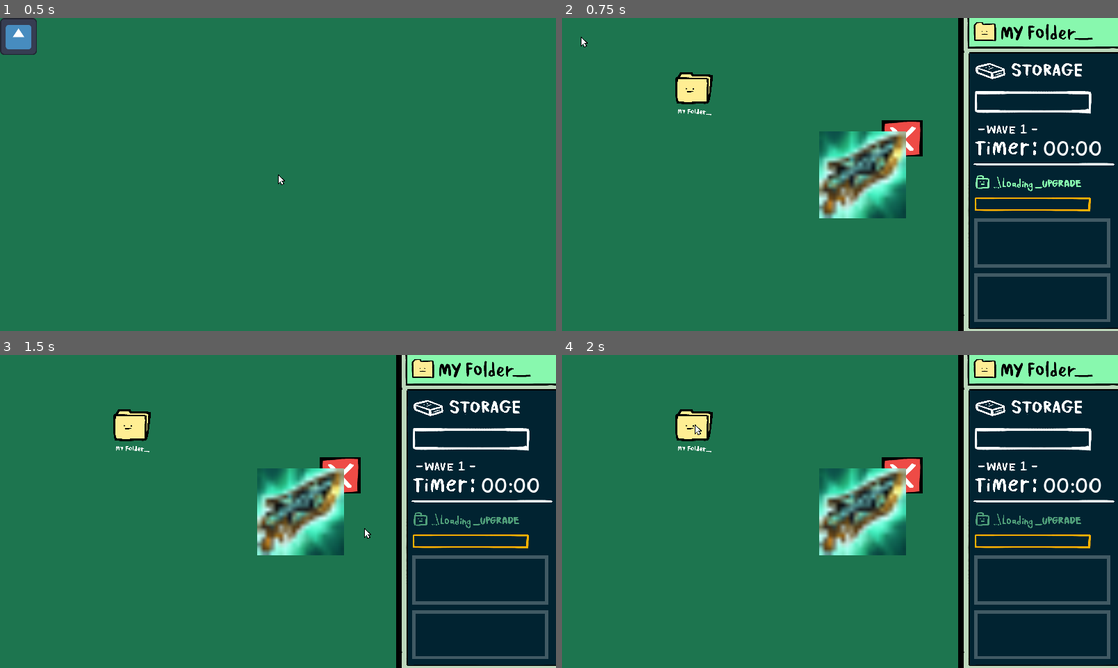
Above: before the commit, frames 1-4 (two rows, left to right).
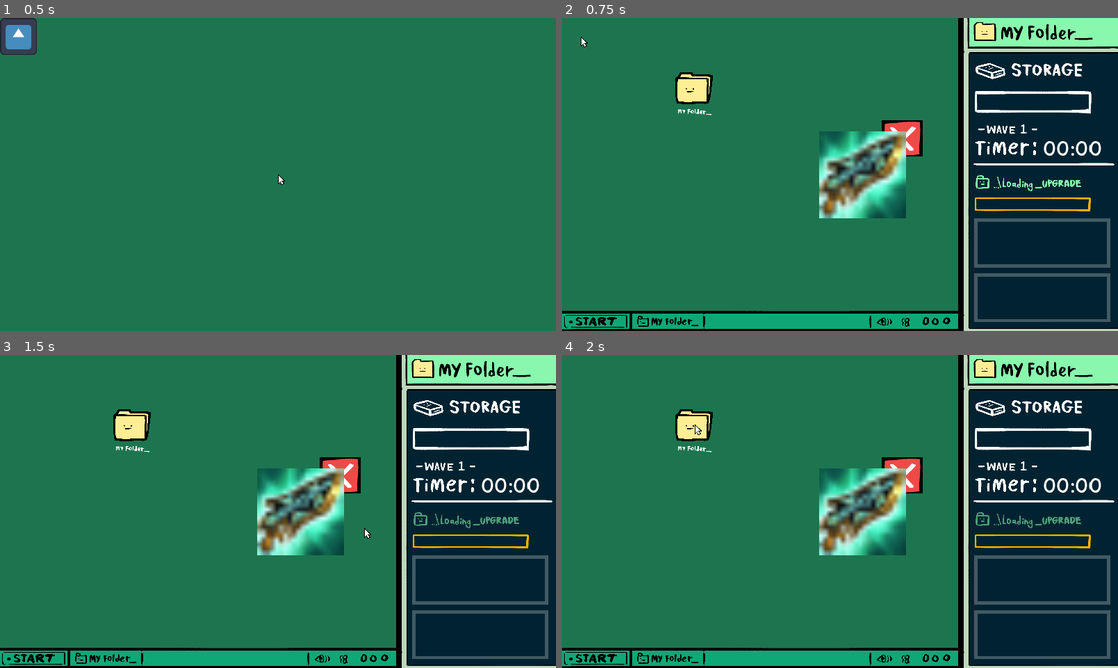
Above: after the commit, the same moments.

Repository: icheft524/Folder-Brawler
Game: Godot game, scene res://menu.tscn
The game is run twice, just before and just after one commit, with the same random seed, the same clock (stepped at 60 frames per second) and the same inputs. The engine's default icon, where the game draws it, is replaced by a stand-in: a white triangle on a blue panel in a dark square.
Inputs (mouse positions are in pixels of both pictures, inside the frame that each line leads up to):
- Up to frame 1 (0.5 s): no input
- Up to frame 2 (0.75 s): click (578, 36) at 0.5 s
- Up to frame 3 (1.5 s): tap Enter (ui_accept) at 1.25 s; drag from (478, 580) to (133, 423) at 1.27 s
- Up to frame 4 (2 s): no input

Frame 1 is identical in both runs. In frame 2, 4.5% of the frame differs, in the area x 0-72%, y 93-100%; in frame 3, 4.5%; in frame 4, 4.5%.

Commit message:
update

Diff:
--- a/enemy/big_file/big_file.gd
+++ b/enemy/big_file/big_file.gd
@@ -94,7 +94,7 @@
 		indicator_finished = false
 		await get_tree().create_timer(0.2,false).timeout
 		target.collect(file,hp,file_size,'big')
-		sound.playerhit()
+		sound.playerhitbig()
 		target.capacity += file_size
 		target.flash()
 		global.big_shaking =true
--- a/folder/folder.gd
+++ b/folder/folder.gd
@@ -236,6 +236,7 @@
 
 # delete order = _Upgrade , upgradeOptions
 func levelup():
+	sound.upgrade()
 	global.on_upgrade = true
 	get_tree().paused = true
 	var option_children = UpgradeList.get_children()
--- a/main.tscn
+++ b/main.tscn
@@ -14,6 +14,7 @@
 [ext_resource type="PackedScene" uid="uid://wgh1gsmpjc25" path="res://cam.tscn" id="12_0wdna"]
 [ext_resource type="PackedScene" uid="uid://c6u4yboym6qs8" path="res://enemy/boss/boss.tscn" id="13_15cqn"]
 [ext_resource type="PackedScene" uid="uid://bovydyeqng22q" path="res://popup.tscn" id="14_2t6tj"]
+[ext_resource type="Texture2D" uid="uid://ym6v12f8vcmu" path="res://art/ui/Monitor.png" id="15_waif3"]
 
 [sub_resource type="Resource" id="Resource_dmm1q"]
 script = ExtResource("4_ojwon")
@@ -214,3 +215,9 @@
 
 [node name="popup" parent="." instance=ExtResource("14_2t6tj")]
 position = Vector2(766, 397)
+
+[node name="desktop" type="Sprite2D" parent="."]
+z_index = -5
+position = Vector2(694, 555)
+scale = Vector2(0.547792, 0.547792)
+texture = ExtResource("15_waif3")
--- a/sound.gd
+++ b/sound.gd
@@ -47,3 +47,9 @@
 
 func critical():
 	$critical.play()
+
+func upgrade():
+	$upgrade.play()
+
+func playerhitbig():
+	$playerhitbig.play()
--- a/sound.tscn
+++ b/sound.tscn
@@ -20,8 +20,10 @@
 [ext_resource type="AudioStream" uid="uid://et4o046dhslv" path="res://sound/Unzip_Extracted.wav" id="9_yfubi"]
 [ext_resource type="AudioStream" uid="uid://6f2se8dkpkge" path="res://sound/player/Player_Open_Folder.wav" id="10_7ho6v"]
 [ext_resource type="AudioStream" uid="uid://cfwxrsig65tcg" path="res://sound/Cant_Delete.wav" id="13_cs5gl"]
-[ext_resource type="AudioStream" uid="uid://80muqof6raso" path="res://sound/Player_Get_hit_01_Big_Damage.wav" id="20_yvasg"]
-[ext_resource type="AudioStream" uid="uid://b52k5ylf5b0kg" path="res://sound/Player_Get_hit_02_Big_Damage.wav" id="21_qt2s4"]
+[ext_resource type="AudioStream" uid="uid://bqefw5b638bra" path="res://sound/player/Player_Get_hit_02_Big_Damage.wav" id="21_k63xf"]
+[ext_resource type="AudioStream" uid="uid://boaivd0bjqhq1" path="res://sound/Player_Crit_Hit.wav" id="21_nxsbw"]
+[ext_resource type="AudioStream" uid="uid://cg8pg8eg7ohdg" path="res://sound/player/Player_Get_hit_01_Big_Damage.wav" id="22_cg5vv"]
+[ext_resource type="AudioStream" uid="uid://8nq4lclhlpow" path="res://sound/player/Player_Upgrade.wav" id="22_qx08p"]
 
 [sub_resource type="AudioStreamRandomizer" id="AudioStreamRandomizer_1i1y4"]
 streams_count = 4
@@ -50,11 +52,11 @@
 stream_1/stream = ExtResource("7_ame8g")
 stream_1/weight = 1.0
 
-[sub_resource type="AudioStreamRandomizer" id="AudioStreamRandomizer_dr8l8"]
+[sub_resource type="AudioStreamRandomizer" id="AudioStreamRandomizer_k3oh5"]
 streams_count = 2
-stream_0/stream = ExtResource("20_yvasg")
+stream_0/stream = ExtResource("21_k63xf")
 stream_0/weight = 1.0
-stream_1/stream = ExtResource("21_qt2s4")
+stream_1/stream = ExtResource("22_cg5vv")
 stream_1/weight = 1.0
 
 [node name="sound" type="Node2D"]
@@ -114,5 +116,13 @@
 volume_db = -10.0
 
 [node name="critical" type="AudioStreamPlayer2D" parent="."]
-stream = SubResource("AudioStreamRandomizer_dr8l8")
+stream = ExtResource("21_nxsbw")
+volume_db = -15.0
+
+[node name="upgrade" type="AudioStreamPlayer2D" parent="."]
+stream = ExtResource("22_qx08p")
+volume_db = -5.0
+
+[node name="playerhitbig" type="AudioStreamPlayer2D" parent="."]
+stream = SubResource("AudioStreamRandomizer_k3oh5")
 volume_db = -10.0
Binary file added: art/ui/Monitor.png
Not shown, added: art/ui/Monitor.png.import
Binary file added: art/ui/diskfull_1.png
Not shown, added: art/ui/diskfull_1.png.import
Binary file added: art/ui/diskfull_2.png
Not shown, added: art/ui/diskfull_2.png.import
Binary file added: art/ui/diskfull_3.png
Not shown, added: art/ui/diskfull_3.png.import
Not shown: 1 places in main.tscn that only renumber resources
Not shown: 1 places in sound.tscn that only renumber resources
Not shown, added: sound/Player_Crit_Hit.wav.import
Not shown, added: sound/player/Player_Upgrade.wav.import
(and 2 more such lines)
